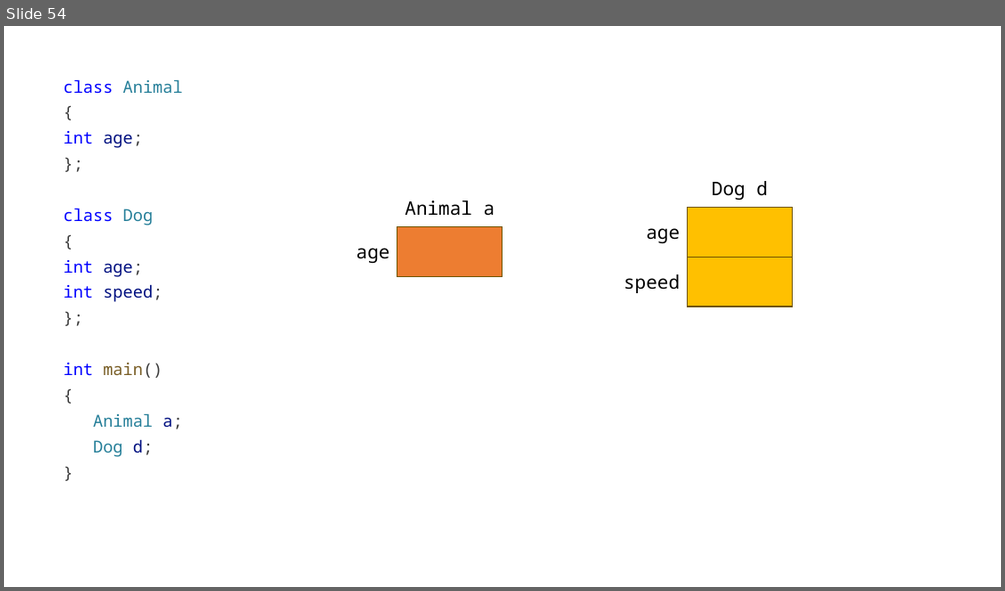
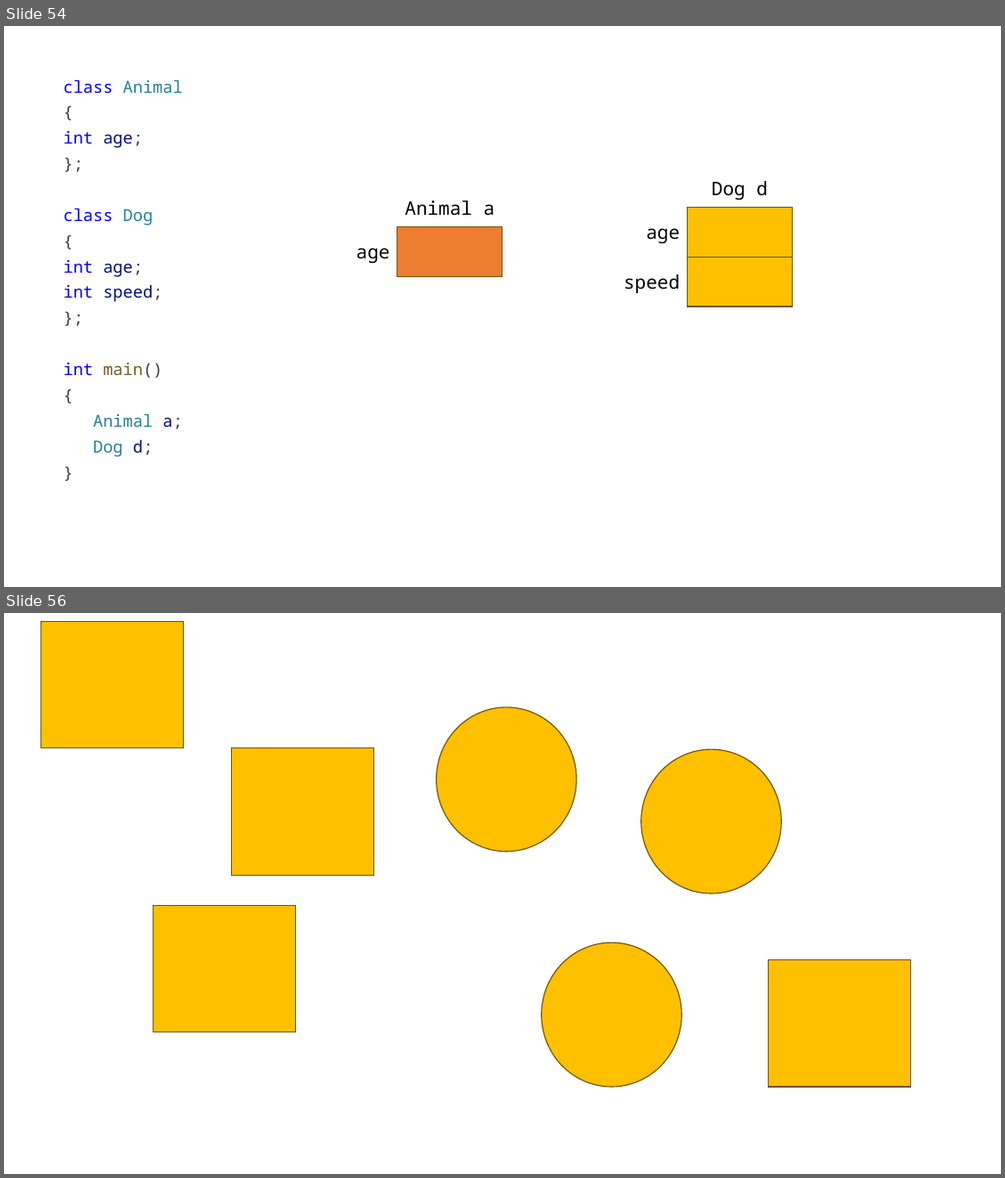
Before and after one commit to yoondev-classroom/cpp_250512, a slide deck: cpp_250512.pptx. Shown one above the other, each under a label of ours: slide 54 before the commit, slides 54 and 56 after it; the slides between them are not shown. The pictures are 1005x591 and 1005x1178 pixels, drawn with LibreOffice and Linux fonts; fonts in the diff are those of the drawing. Boxes give left, top, right and bottom in pixels: in the first picture for what was removed or moved away, otherwise in the second. Text is boxed around its words. In the diff, an @@ line names an element or a change of style, - is before the commit and + after.

```diff
--- a/cpp_250512.pptx
+++ b/cpp_250512.pptx
@@ slide 56 added at [4,613,1001,1174], background #FFFFFF @@
@@ rectangle added at [40,621,184,748], fill #FFC000, outline #705400 1 pt @@
@@ ellipse added at [437,707,577,852], fill #FFC000, outline #705400 1 pt @@
@@ rectangle added at [231,748,374,876], fill #FFC000, outline #705400 1 pt @@
@@ ellipse added at [641,749,782,893], fill #FFC000, outline #705400 1 pt @@
@@ rectangle added at [153,906,296,1032], fill #FFC000, outline #705400 1 pt @@
@@ ellipse added at [542,943,682,1087], fill #FFC000, outline #705400 1 pt @@
@@ rectangle added at [769,960,911,1087], fill #FFC000, outline #705400 1 pt @@
```
Also in this commit, not shown: 1 other file.
